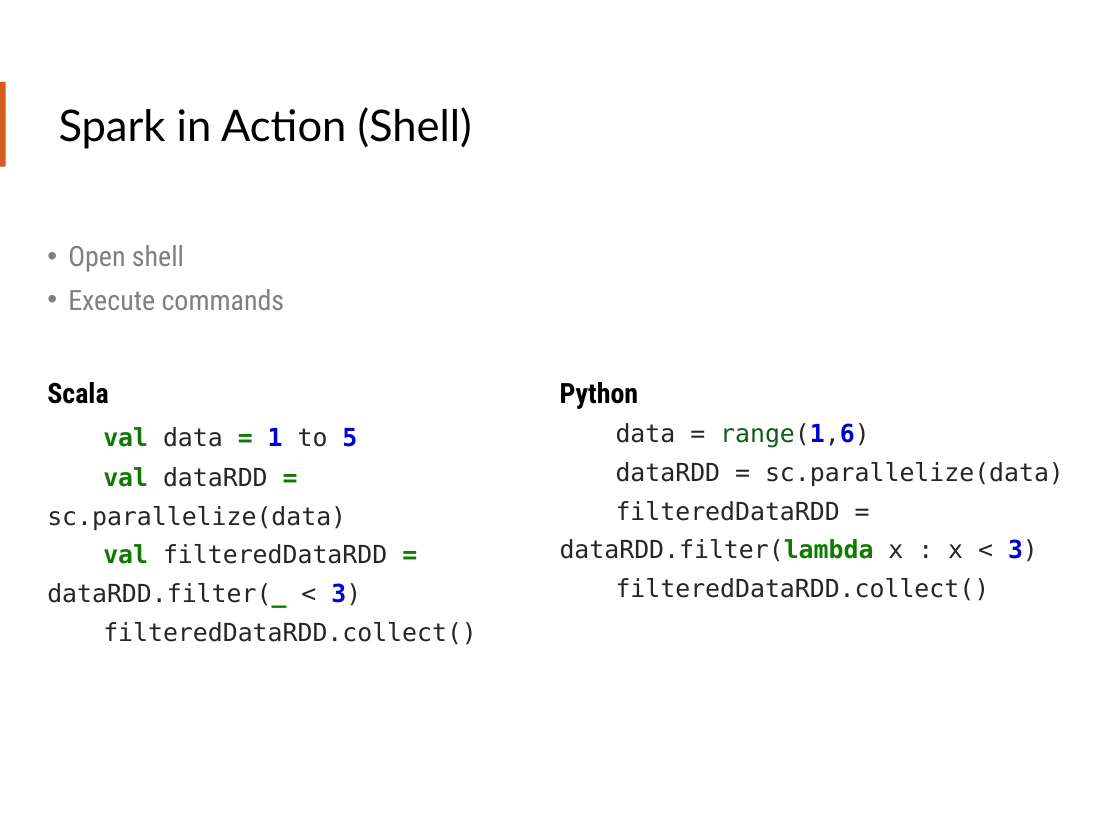
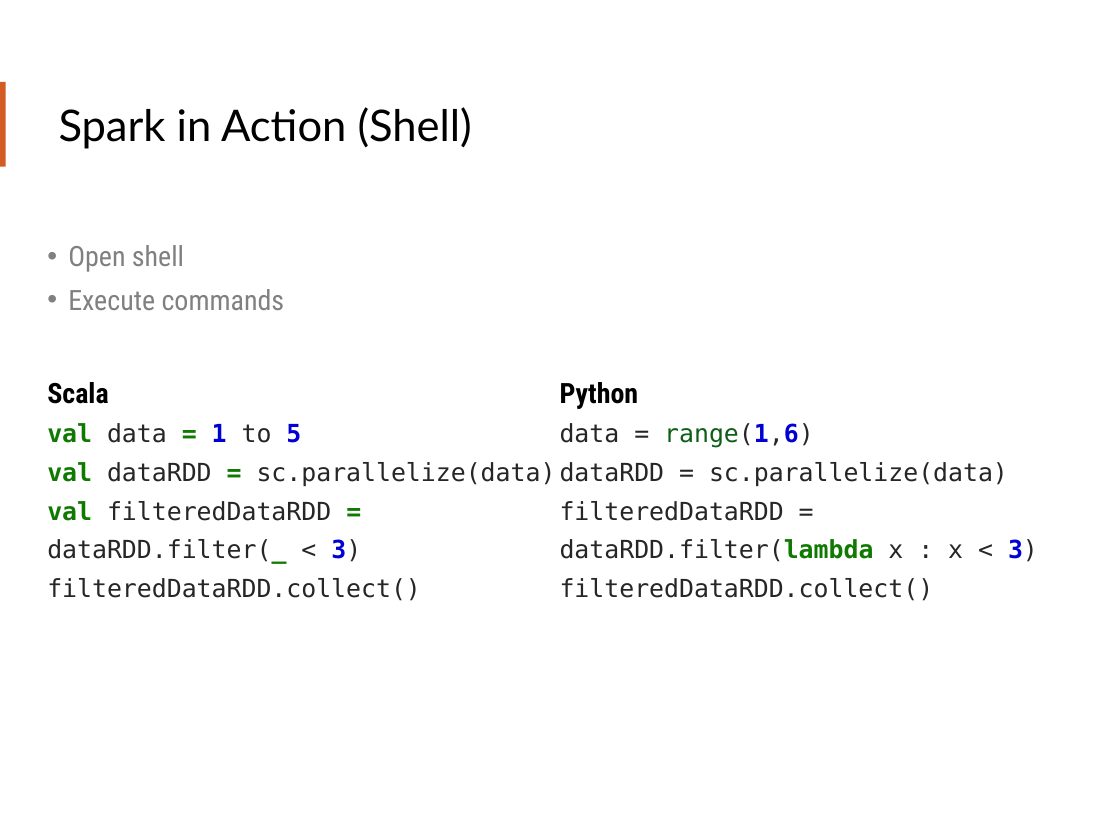
Before and after one commit to teamclairvoyant/intro-to-spark, a slide deck: slide 34 of Intro to Apache Spark Slides.pptx. Drawn at 1120x840 pixels with LibreOffice and Linux fonts; fonts in the diff are those of the drawing. Boxes give left, top, right and bottom in pixels: in the first picture for what was removed or moved away, otherwise in the second. Text is boxed around its words. In the diff, an @@ line names an element or a change of style, - is before the commit and + after.

```diff
--- a/Intro to Apache Spark Slides.pptx
+++ b/Intro to Apache Spark Slides.pptx
@@ text "Scala" rewrapped from box(47, 382, 477, 645) to box(47, 382, 556, 601) @@
@@ text "Python" rewrapped from box(560, 382, 1064, 601) to box(560, 382, 1038, 601) @@
```
Also in this commit, not shown: 6 other slides changed.
